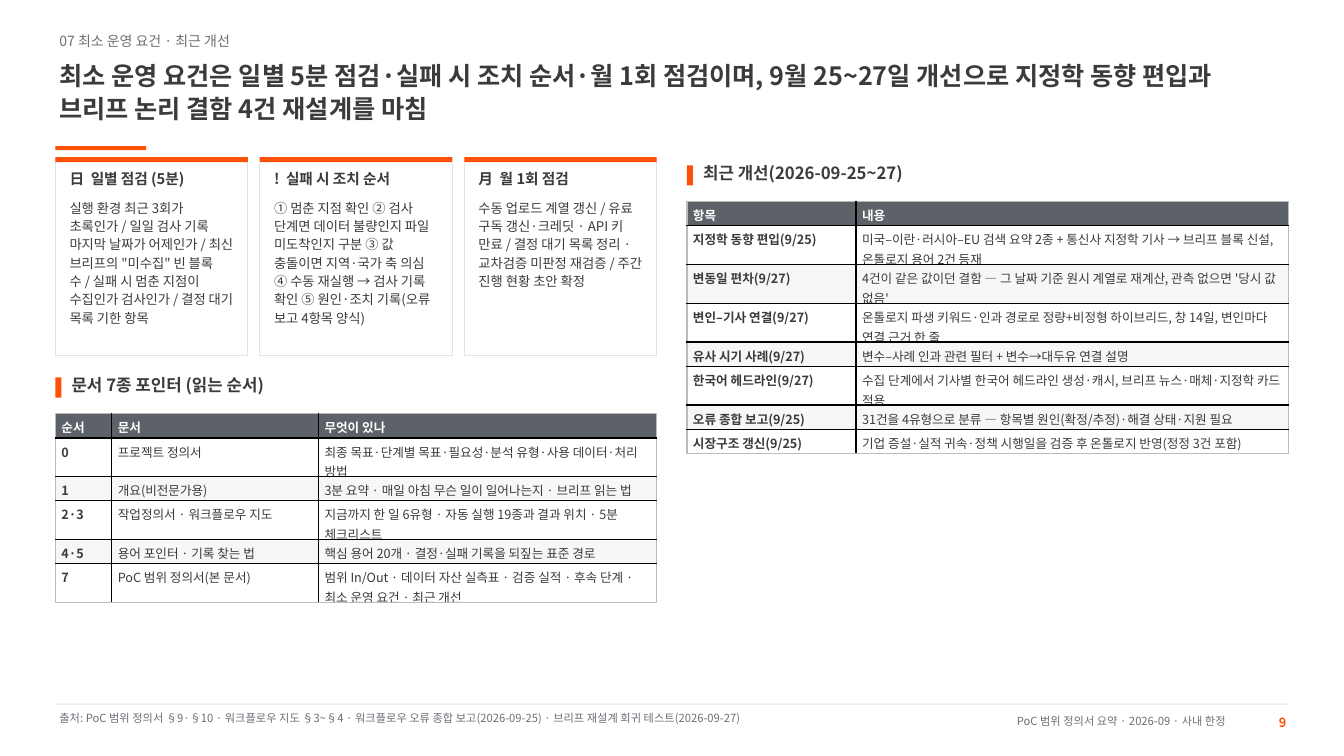
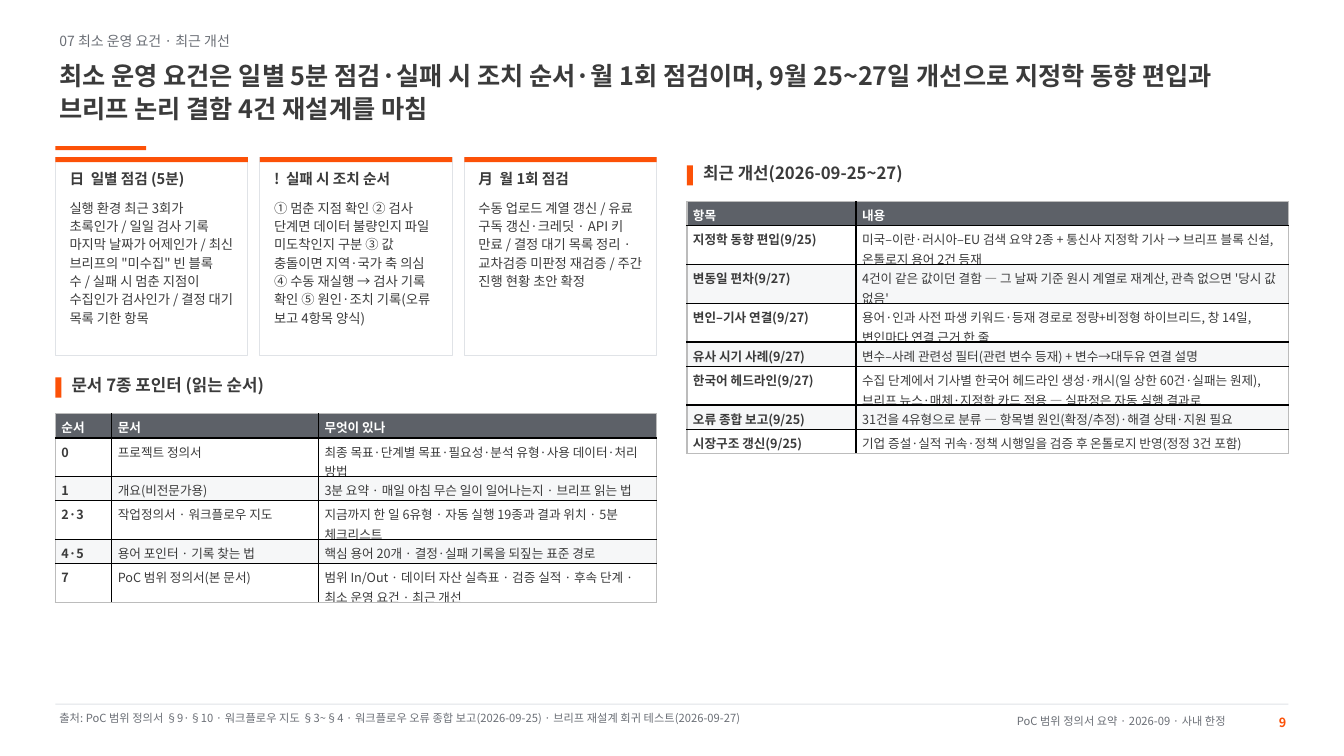
Before and after one commit to Jozosco/Nexus, a slide deck: slide 9 of docs/handover/05_PoC_범위_정의서_요약.pptx. Drawn at 1344x756 pixels with LibreOffice and Linux fonts; fonts in the diff are those of the drawing. Boxes give left, top, right and bottom in pixels: in the first picture for what was removed or moved away, otherwise in the second. Text is boxed around its words. In the diff, an @@ line names an element or a change of style, - is before the commit and + after.

```diff
--- a/docs/handover/05_PoC_범위_정의서_요약.pptx
+++ b/docs/handover/05_PoC_범위_정의서_요약.pptx
@@ table at (x1=687, y1=202, x2=1289, y2=455) @@
-row 4, column 2: 온톨로지 파생 키워드·인과 경로로 정량+비정형 하이브리드, 창 14일, 변인마다 연결 근거 한 줄
+row 4, column 2: 용어·인과 사전 파생 키워드·등재 경로로 정량+비정형 하이브리드, 창 14일, 변인마다 연결 근거 한 줄
-row 5, column 2: 변수–사례 인과 관련 필터 + 변수→대두유 연결 설명
+row 5, column 2: 변수–사례 관련성 필터(관련 변수 등재) + 변수→대두유 연결 설명
-row 6, column 2: 수집 단계에서 기사별 한국어 헤드라인 생성·캐시, 브리프 뉴스·매체·지정학 카드 적용
+row 6, column 2: 수집 단계에서 기사별 한국어 헤드라인 생성·캐시(일 상한 60건·실패는 원제), 브리프 뉴스·매체·지정학 카드 적용 — 실판정은 자동 실행 결과로
```
Also in this commit, not shown: 1 other slide changed, 12 other files.
